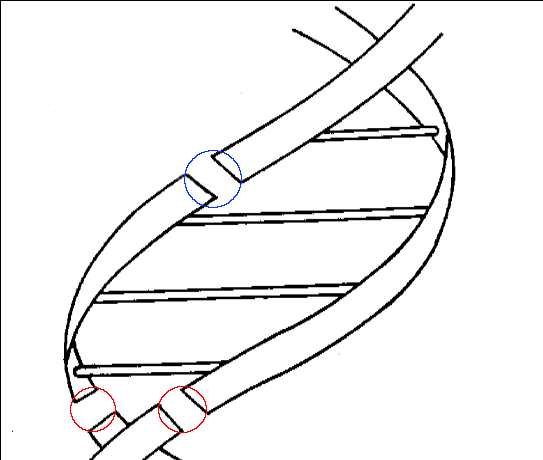
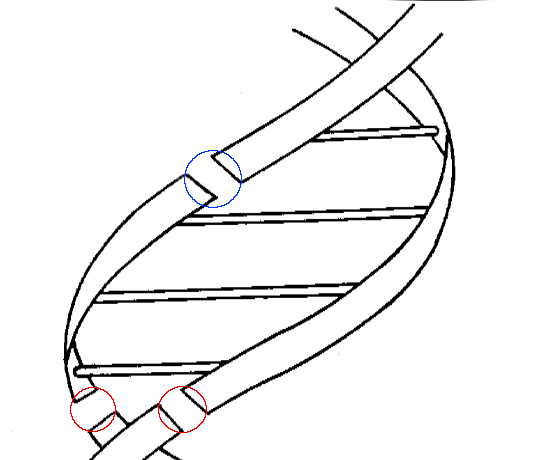
Layer changes from the first 543 x 460 image to the second:
renamed "Screenshot" to "esbdb.png", painted on it over [0, 0, 543, 460]
